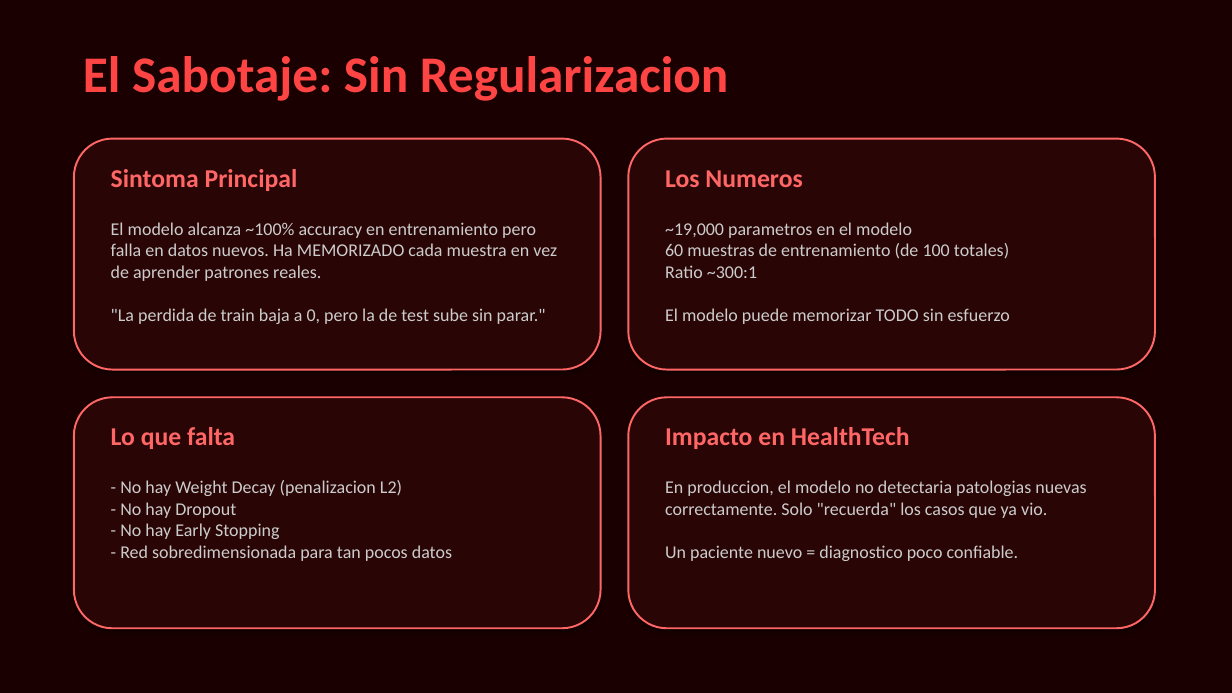
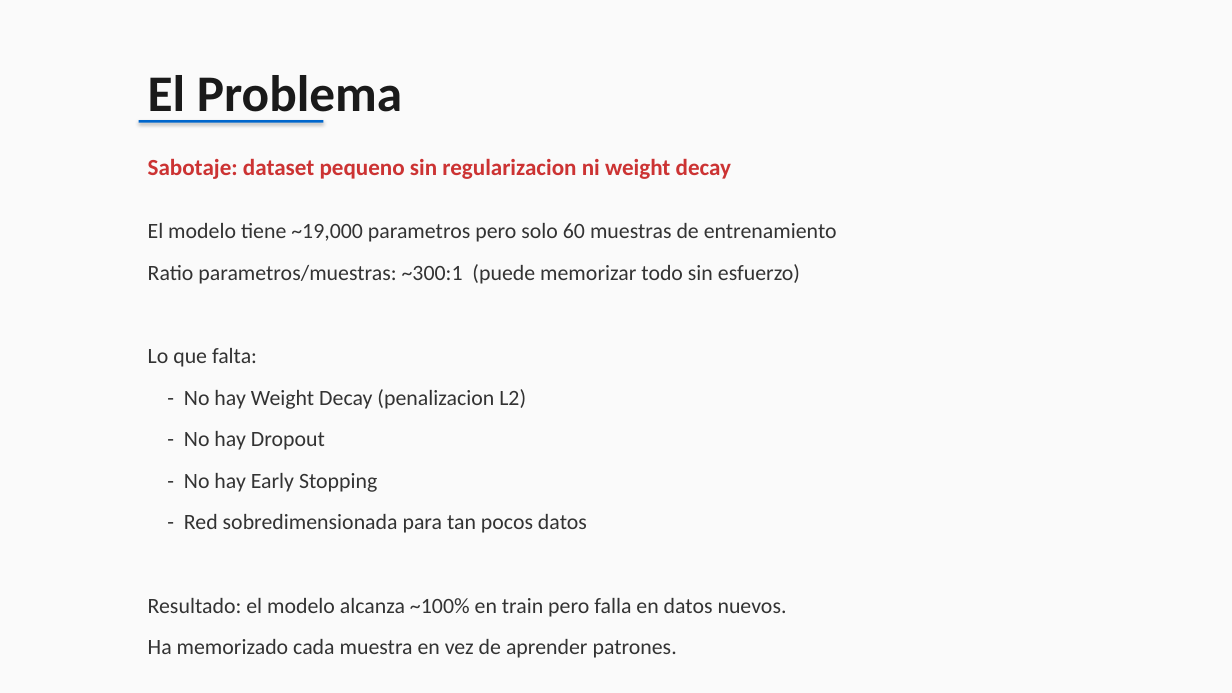
Before and after one commit to Xamplix/proyecto, a slide deck: slide 2 of Grupo7_La_Memoria_de_Pez.pptx. Drawn at 1232x693 pixels with LibreOffice and Linux fonts; fonts in the diff are those of the drawing. Boxes give left, top, right and bottom in pixels: in the first picture for what was removed or moved away, otherwise in the second. Text is boxed around its words. In the diff, an @@ line names an element or a change of style, - is before the commit and + after.

```diff
--- a/Grupo7_La_Memoria_de_Pez.pptx
+++ b/Grupo7_La_Memoria_de_Pez.pptx
@@ background #1A0000 to #FAFAFA @@
@@ text at (148, 75, 402, 123): text changed; text colour #FF4444 to #1A1A1A @@
-El Sabotaje: Sin Regularizacion
+El Problema
@@ rounded rectangle removed at (74, 139, 601, 370) @@
@@ rectangle added at (139, 120, 323, 123), fill #0066CC @@
@@ rounded rectangle removed at (628, 139, 1155, 370) @@
@@ text at (148, 158, 731, 179): text changed; size 20 to 18 pt; text colour #FF6666 to #CC3333 @@
-Sintoma Principal
+Sabotaje: dataset pequeno sin regularizacion ni weight decay
@@ text removed at (665, 170, 802, 187) @@
-Los Numeros
@@ text at (148, 223, 837, 658): text changed; size 14 to 17 pt; text colour #CCCCCC to #333333 @@
-El modelo alcanza ~100% accuracy en entrenamiento pero falla en datos nuevos. Ha MEMORIZADO cada muestra en vez de aprender patrones reales.
-"La perdida de train baja a 0, pero la de test sube sin parar."
+El modelo tiene ~19,000 parametros pero solo 60 muestras de entrenamiento
+Ratio parametros/muestras: ~300:1 (puede memorizar todo sin esfuerzo)
+Lo que falta:
+- No hay Weight Decay (penalizacion L2)
+- No hay Dropout
+- No hay Early Stopping
+- Red sobredimensionada para tan pocos datos
+Resultado: el modelo alcanza ~100% en train pero falla en datos nuevos.
+Ha memorizado cada muestra en vez de aprender patrones.
@@ text removed at (665, 222, 1010, 324) @@
-~19,000 parametros en el modelo
-60 muestras de entrenamiento (de 100 totales)
-Ratio ~300:1
-El modelo puede memorizar TODO sin esfuerzo
@@ rounded rectangle removed at (74, 397, 601, 628) @@
@@ rounded rectangle removed at (628, 397, 1155, 628) @@
@@ text removed at (111, 427, 235, 449) @@
-Lo que falta
@@ text removed at (665, 427, 910, 449) @@
-Impacto en HealthTech
@@ text removed at (120, 480, 452, 561) @@
-- No hay Weight Decay (penalizacion L2)
-- No hay Dropout
-- No hay Early Stopping
-- Red sobredimensionada para tan pocos datos
@@ text removed at (665, 480, 1086, 561) @@
-En produccion, el modelo no detectaria patologias nuevas correctamente. Solo "recuerda" los casos que ya vio.
-Un paciente nuevo = diagnostico poco confiable.
```
Also in this commit, not shown: 8 other slides changed, 1 other file.
